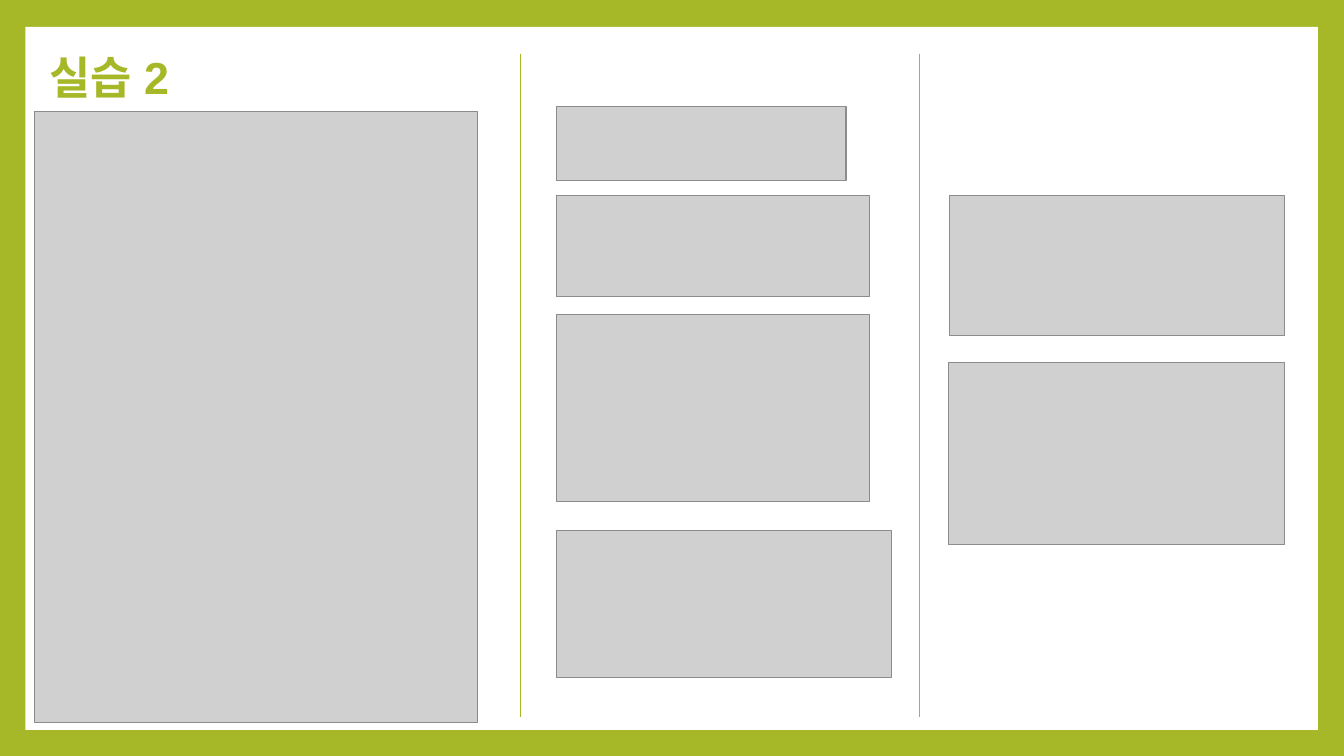
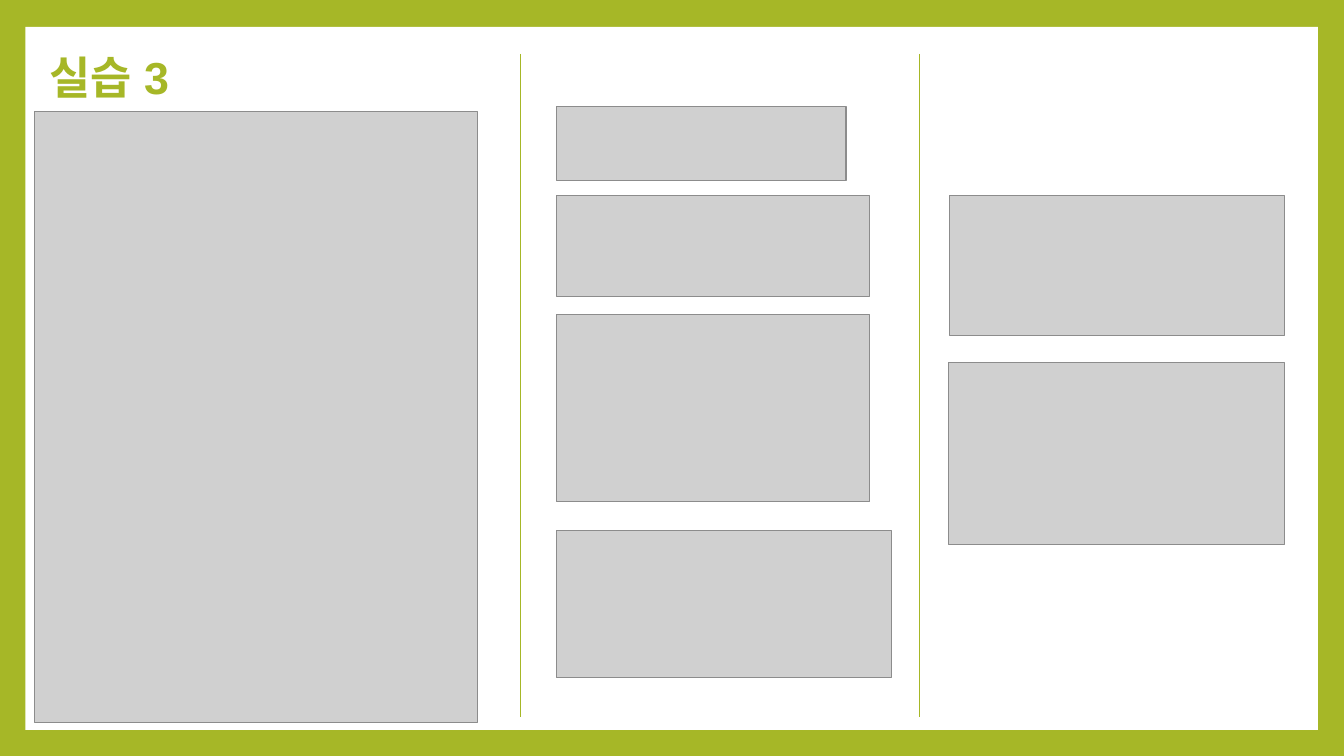
Before and after one commit to EunbInn/WEB, a slide deck: slide 7 of lecture04/웹 기초 4강.pptx (slide 4 before the commit). Drawn at 1344x756 pixels with LibreOffice and Linux fonts; fonts in the diff are those of the drawing; grey boxes stand for pictures. Boxes give left, top, right and bottom in pixels: in the first picture for what was removed or moved away, otherwise in the second. Text is boxed around its words. In the diff, an @@ line names an element or a change of style, - is before the commit and + after.

```diff
--- a/lecture04/웹 기초 4강.pptx
+++ b/lecture04/웹 기초 4강.pptx
@@ title at box(49, 56, 169, 98): text changed @@
-실습 2
+실습 3
```
Also in this commit, not shown: 1 other slide changed, 8 slides added, 2 slides removed, 14 other files.
